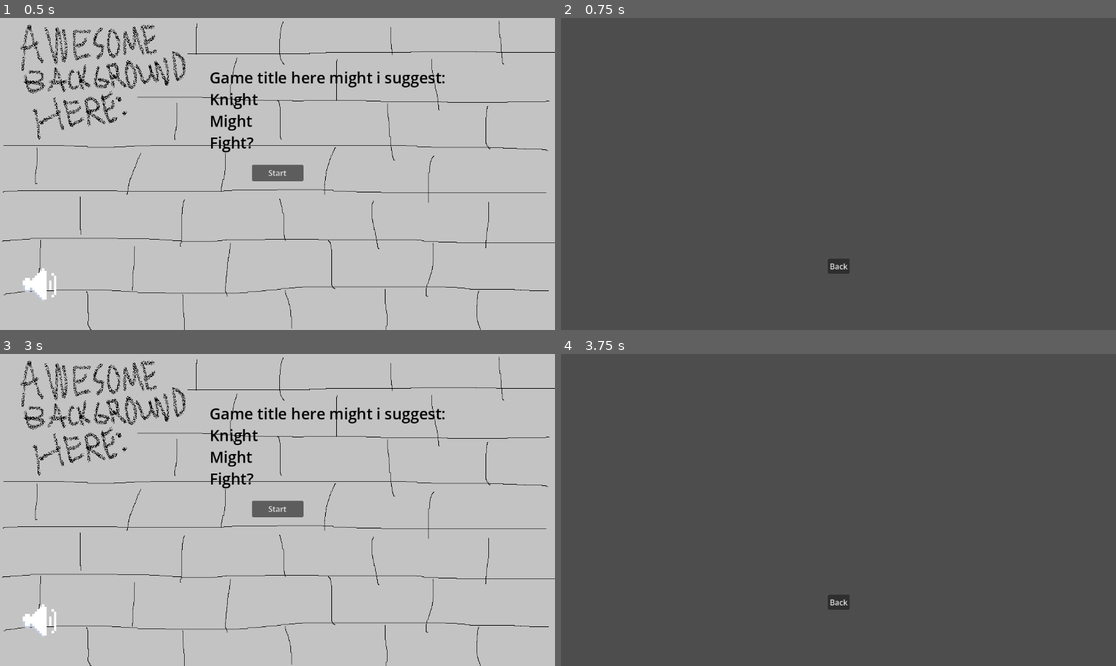
Above: before the commit, frames 1-4 (two rows, left to right).
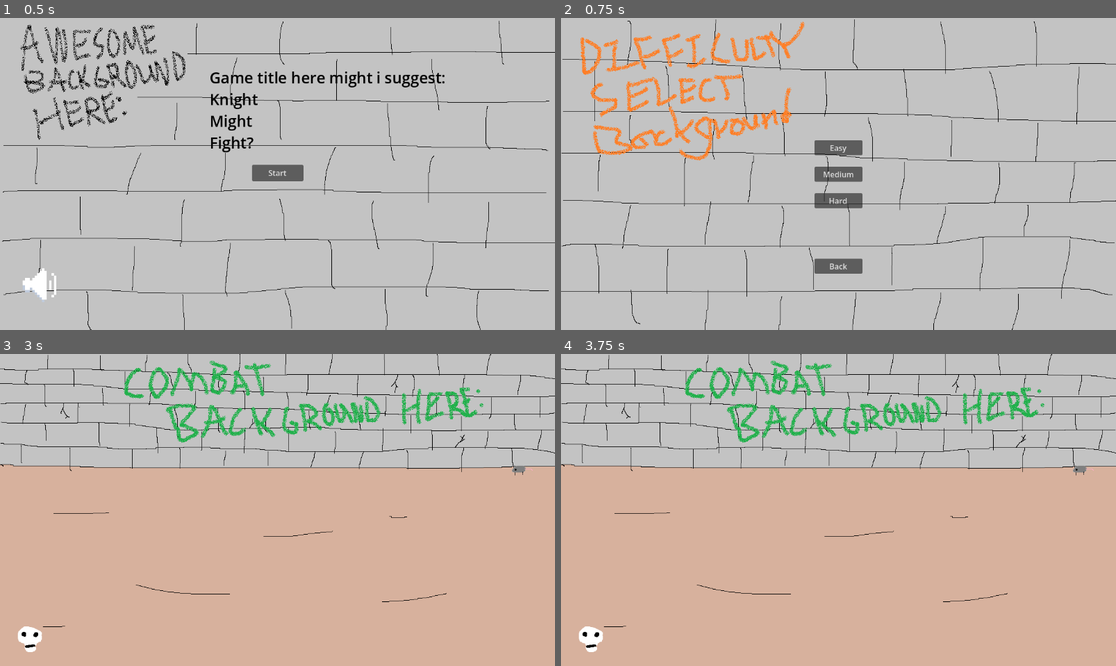
Above: after the commit, the same moments.

Repository: waterded/SDEV265-Game-Demo
Game: Godot game, scene res://node_2d.tscn
The game is run twice, just before and just after one commit, with the same random seed, the same clock (stepped at 60 frames per second) and the same inputs. Sound files missing from this copy of the repository are replaced by a short silence.
Inputs (mouse positions are in pixels of both pictures, inside the frame that each line leads up to):
- Up to frame 1 (0.5 s): no input
- Up to frame 2 (0.75 s): click "Start" at 0.5 s
- Up to frame 3 (3 s): click "Back" at 1.25 s; click "Start" at 2 s; click "Back" (after the commit: "Medium") at 2.75 s
- Up to frame 4 (3.75 s): click (838, 510) at 3.5 s, where only the run before the commit has a clickable "Start"

Frame 1 is identical in both runs. In frame 2, 98% of the frame differs, in the area x 0-100%, y 0-100%; in frame 3, 71%; in frame 4, 99%.

Commit message:
Added difficulty Selection

Diff:
--- /dev/null
+++ b/game_data.gd
@@ -0,0 +1,26 @@
+#Autoload for managing persistent data.
+
+extends Node
+
+var difficulty : int
+var player_max_health : int:
+	set(value):
+		player_max_health = value
+		player_health = min(player_max_health,player_health)
+
+var player_health : int:
+	set(value):
+		if value>player_max_health:
+			player_health=player_max_health
+		else:
+			player_health=value
+
+var enemies_fought : int
+var player_items
+
+func reset() -> void:
+	difficulty = 100
+	player_max_health = 50
+	player_health = 50
+	enemies_fought = 0
+	player_items = []
--- a/project.godot
+++ b/project.godot
@@ -22,6 +22,7 @@
 [autoload]
 
 SceneRelay="*res://scene_relay.gd"
+GameData="*uid://d0ul3ah1msi7h"
 
 [rendering]
 
--- a/scene_relay.gd
+++ b/scene_relay.gd
@@ -24,7 +24,7 @@
 var scene_path_dict = {
 	START_MENU: "res://scenes/start_menu/start_scene.tscn",
 	DIFFICULTY_SELECT: "res://scenes/difficulty_select/difficulty_select_scene.tscn",
-	COMBAT: "",
+	COMBAT: "res://scenes/combat_mode/combat_scene.tscn",
 	ITEM_SELECTION: "",
 	GAME_OVER: ""
 }
--- /dev/null
+++ b/scenes/combat_mode/combat_scene.tscn
@@ -0,0 +1,13 @@
+[gd_scene format=3 uid="uid://i47unydd7mit"]
+
+[ext_resource type="Texture2D" uid="uid://cjvl8kkn8le07" path="res://assets/Combat Mode Demo Background.png" id="1_3xal1"]
+
+[node name="CombatScene" type="Node2D" unique_id=206286677]
+
+[node name="Background" type="TextureRect" parent="." unique_id=132441770]
+offset_left = -576.0
+offset_top = -324.0
+offset_right = 576.0
+offset_bottom = 324.0
+mouse_filter = 2
+texture = ExtResource("1_3xal1")
--- a/scenes/difficulty_select/difficulty_select_scene.tscn
+++ b/scenes/difficulty_select/difficulty_select_scene.tscn
@@ -1,18 +1,57 @@
-[gd_scene load_steps=3 format=3 uid="uid://bju5mjdbarbbu"]
+[gd_scene format=3 uid="uid://bju5mjdbarbbu"]
 
 [ext_resource type="PackedScene" uid="uid://cql6yyh4o87ys" path="res://utilities/editor_camera.tscn" id="1_nwqlm"]
 [ext_resource type="Script" uid="uid://ccnbocs5e6366" path="res://scenes/difficulty_select/back_button.gd" id="2_3njxl"]
+[ext_resource type="Texture2D" uid="uid://crm7eqis26s08" path="res://assets/Difficulty Select Demo.png" id="3_3njxl"]
+[ext_resource type="Script" uid="uid://cpobcmuqk2u6k" path="res://scenes/difficulty_select/easy_button.gd" id="4_on1wh"]
+[ext_resource type="Script" uid="uid://dvpsh01cfhgaa" path="res://scenes/difficulty_select/medium_button.gd" id="5_l7f7b"]
+[ext_resource type="Script" uid="uid://bj418hjehjfvs" path="res://scenes/difficulty_select/hard_button.gd" id="6_hy8ew"]
 
-[node name="DifficultySelectScene" type="Node2D"]
+[node name="DifficultySelectScene" type="Node2D" unique_id=269036262]
 
-[node name="EditorCamera" parent="." instance=ExtResource("1_nwqlm")]
+[node name="Background" type="TextureRect" parent="." unique_id=592067018]
+offset_left = -576.0
+offset_top = -324.0
+offset_right = 576.0
+offset_bottom = 324.0
+mouse_filter = 2
+texture = ExtResource("3_3njxl")
 
-[node name="BackButton" type="Button" parent="."]
-offset_left = -22.0
+[node name="EditorCamera" parent="." unique_id=458569836 instance=ExtResource("1_nwqlm")]
+
+[node name="BackButton" type="Button" parent="." unique_id=412379236]
+offset_left = -50.0
 offset_top = 176.0
-offset_right = 23.0
+offset_right = 50.0
 offset_bottom = 207.0
 text = "Back"
 script = ExtResource("2_3njxl")
 
+[node name="EasyButton" type="Button" parent="." unique_id=63798588]
+offset_left = -50.0
+offset_top = -70.0
+offset_right = 50.0
+offset_bottom = -39.0
+text = "Easy"
+script = ExtResource("4_on1wh")
+
+[node name="MediumButton" type="Button" parent="." unique_id=1706961436]
+offset_left = -50.0
+offset_top = -15.0
+offset_right = 50.0
+offset_bottom = 16.0
+text = "Medium"
+script = ExtResource("5_l7f7b")
+
+[node name="HardButton" type="Button" parent="." unique_id=203639779]
+offset_left = -50.0
+offset_top = 40.0
+offset_right = 50.0
+offset_bottom = 71.0
+text = "Hard"
+script = ExtResource("6_hy8ew")
+
 [connection signal="pressed" from="BackButton" to="BackButton" method="_on_pressed"]
+[connection signal="pressed" from="EasyButton" to="EasyButton" method="_on_pressed"]
+[connection signal="pressed" from="MediumButton" to="MediumButton" method="_on_pressed"]
+[connection signal="pressed" from="HardButton" to="HardButton" method="_on_pressed"]
--- /dev/null
+++ b/scenes/difficulty_select/easy_button.gd
@@ -0,0 +1,8 @@
+extends Button
+
+func _on_pressed() -> void:
+	GameData.difficulty = 75
+	GameData.player_max_health = 60
+	GameData.player_health = 60
+	SceneRelay.play_button_sound()
+	SceneRelay.change_scene(SceneRelay.COMBAT)
--- /dev/null
+++ b/scenes/difficulty_select/hard_button.gd
@@ -0,0 +1,7 @@
+extends Button
+
+func _on_pressed() -> void:
+	GameData.difficulty = 125
+	GameData.player_max_health = 40
+	SceneRelay.play_button_sound()
+	SceneRelay.change_scene(SceneRelay.COMBAT)
--- /dev/null
+++ b/scenes/difficulty_select/medium_button.gd
@@ -0,0 +1,7 @@
+extends Button
+
+func _on_pressed() -> void:
+	GameData.difficulty = 100
+	GameData.player_max_health = 50
+	SceneRelay.play_button_sound()
+	SceneRelay.change_scene(SceneRelay.COMBAT)
Binary file added: assets/Combat Mode Demo Background.png
Not shown, added: assets/Combat Mode Demo Background.png.import
Binary file added: assets/Difficulty Select Demo.png
Not shown, added: assets/Difficulty Select Demo.png.import
Not shown, added: game_data.gd.uid
Not shown, added: scenes/difficulty_select/easy_button.gd.uid
Not shown, added: scenes/difficulty_select/hard_button.gd.uid
Not shown, added: scenes/difficulty_select/medium_button.gd.uid
